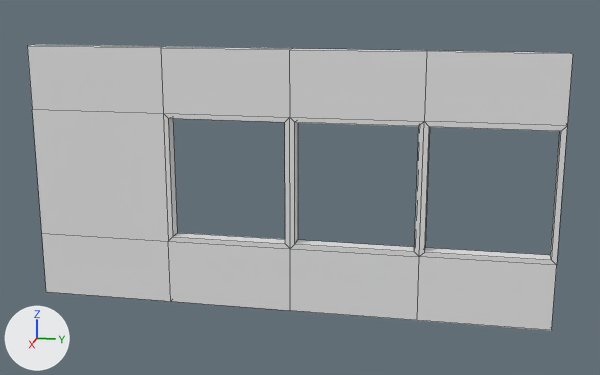
One commit to the FBX model Assets/Dariel/Art/Kantoor/Muur2/Muur2.fbx: the scene before it, then after it.
One viewpoint serves both versions: a camera (50 mm lens) standing at (10.55, 2.29, 4.31) and looking at (0.08, 0.2, 1.7). Arrows for +X, +Y and +Z are at lower left; the lights stay in place. Mesh edges are drawn as thin lines. Where no turn or scale is listed for an object, it has been applied to the vertices.

Before the edit, the objects in view are built like this:
```python
me_cube_008 = bpy.data.meshes.new('Cube.008')
me_cube_008.from_pydata(...)  # 64 vertices, 68 faces; spans x 0.0..0.2, y -3.5..3.5, z 0.0..3.5
ob_muur2 = bpy.data.objects.new('Muur2', me_cube_008)
ob_muur2.location = (0.0, 0.0, 0.0)
```
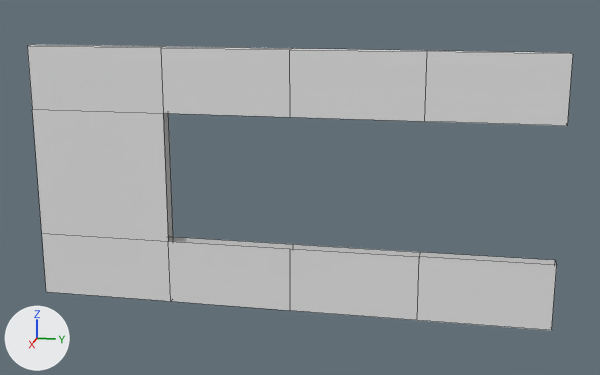
Where the newer file only moved an object's origin or applied its transform, the numbers keep the older frame.

What the commit changed:
me_cube_008 is used by ob_muur2; location (0.0, 0.0, 0.0).
me_cube_008 had 64 vertices, 68 faces and spanned x 0.0..0.2, y -3.5..3.5, z 0.0..3.5.
me_cube_008 now has 40 vertices, 31 faces and spans x 0.0..0.2, y -3.5..3.5, z 0.0..3.5.
Part 1, on me_cube_008:
24 vertices are removed from x 0.0..0.2, y -1.55..3.43, z 0.95..2.58.
37 faces are deleted.

Boxes (x1, y1, x2, y2) around the edits, measured in the pictures (600 x 375 px):
part 1 of me_cube_008, deleted: before (163, 113, 567, 265)
